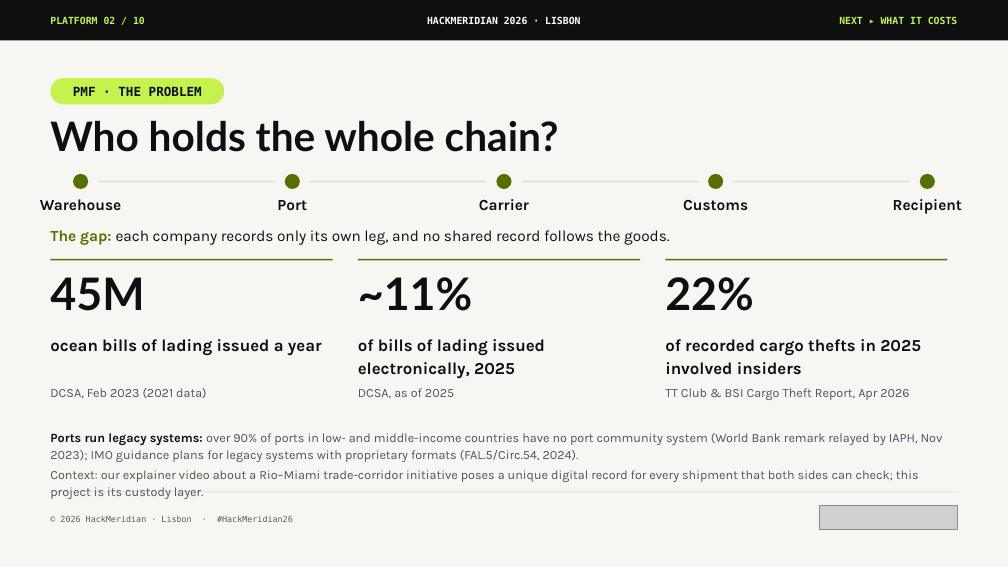
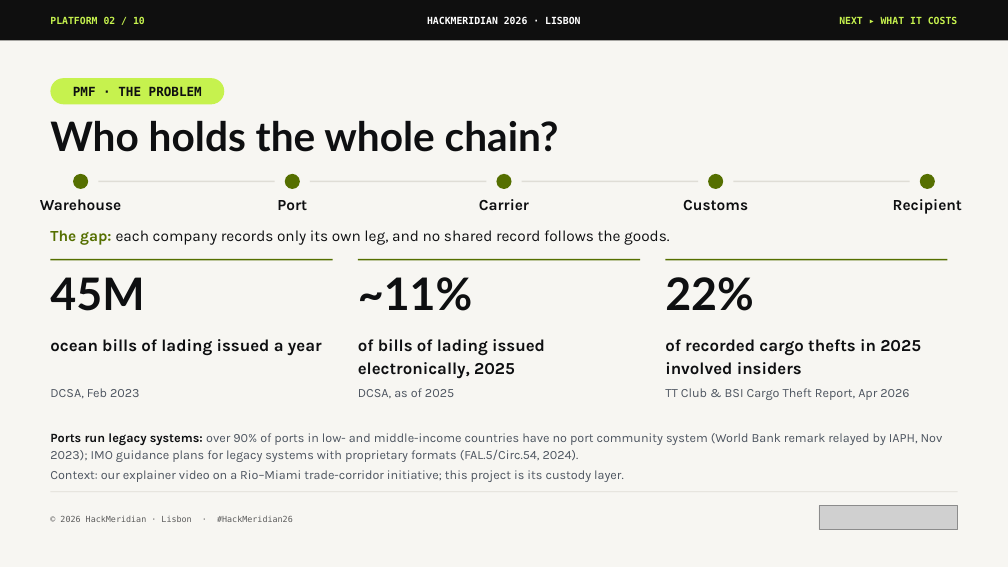
Before and after one commit to pwsaragossy/hackmeridian-cos, a slide deck: slide 2 of projects/hackmeridian-rail/deck/radox-custody-rail.pptx. Drawn at 1008x567 pixels with LibreOffice and Linux fonts; fonts in the diff are those of the drawing; grey boxes stand for pictures. Boxes give left, top, right and bottom in pixels: in the first picture for what was removed or moved away, otherwise in the second. Text is boxed around its words. In the diff, an @@ line names an element or a change of style, - is before the commit and + after.

```diff
--- a/projects/hackmeridian-rail/deck/radox-custody-rail.pptx
+++ b/projects/hackmeridian-rail/deck/radox-custody-rail.pptx
@@ text at <box>50,388,139,398</box>: text changed @@
-DCSA, Feb 2023 (2021 data)
+DCSA, Feb 2023
@@ text at <box>50,470,624,482</box>: text changed @@
-Context: our explainer video about a Rio–Miami trade-corridor initiative poses a unique digital record for every shipment that both sides can check; this project is its custody layer.
+Context: our explainer video on a Rio–Miami trade-corridor initiative; this project is its custody layer.
```
Also in this commit, not shown: 3 other slides changed, 7 other files.
